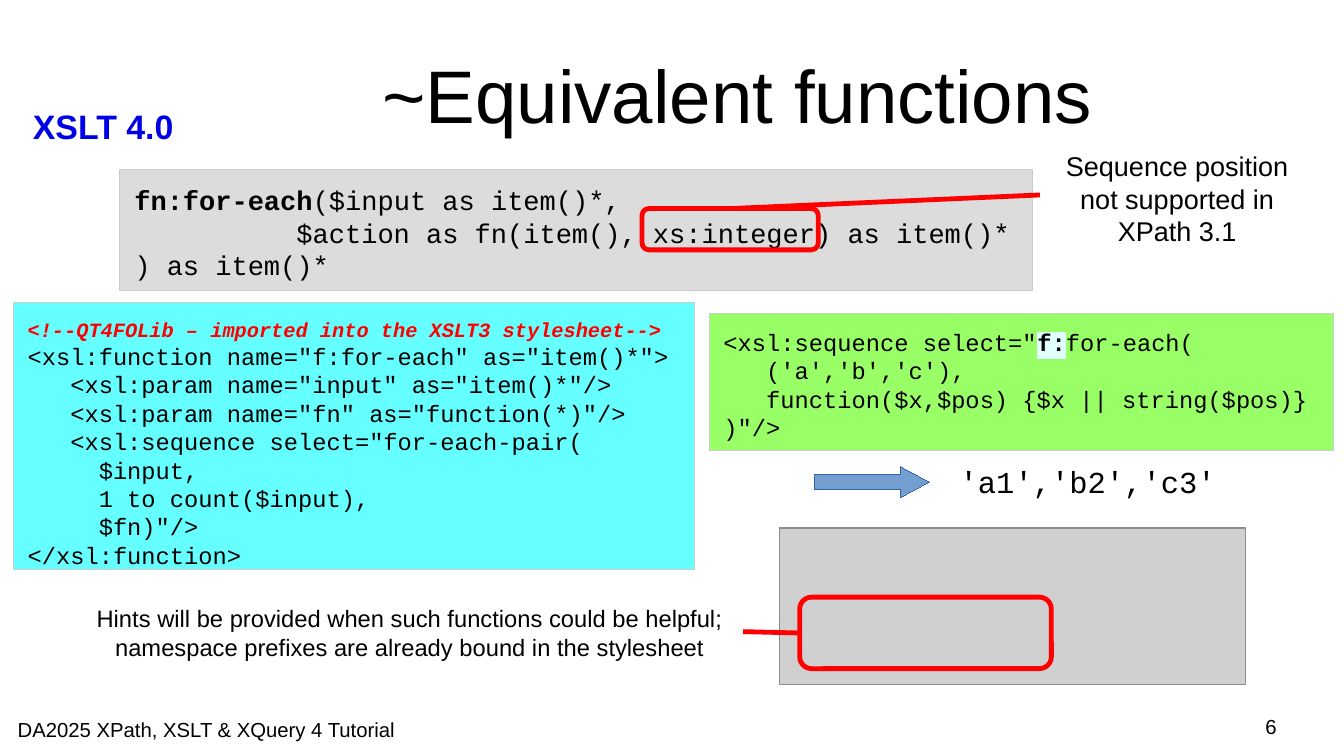
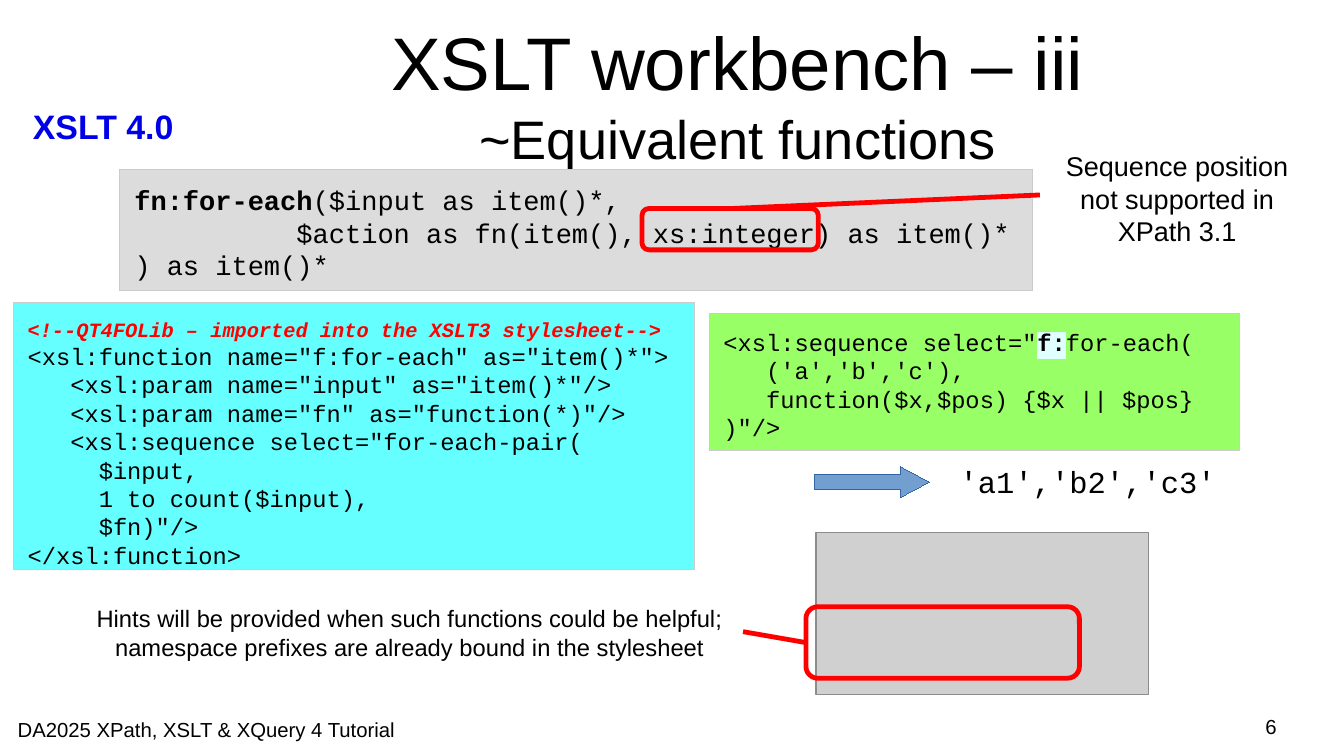
Before and after one commit to johnlumley/johnlumley.github.io, a slide deck: slide 6 of DA2025/slides/QT4-XSLT.odp. Drawn at 1344x756 pixels with LibreOffice and Linux fonts; fonts in the diff are those of the drawing; grey boxes stand for pictures; background and template pictures are left out. Boxes give left, top, right and bottom in pixels: in the first picture for what was removed or moved away, otherwise in the second. Text is boxed around its words. In the diff, an @@ line names an element or a change of style, - is before the commit and + after.

```diff
--- a/DA2025/slides/QT4-XSLT.odp
+++ b/DA2025/slides/QT4-XSLT.odp
@@ title at (391, 36, 1084, 169): text changed; size 44 to 32 pt @@
-~Equivalent functions
+XSLT workbench – iii
+~Equivalent functions
@@ rectangle "<xsl:sequence select="f:for-each( ('a','b','c'), function($x ...": place and size @@
-rectangle "<xsl:sequence select="f:for-each( ('a','b','c'), function($x ..." at (710, 313, 1335, 451)
+rectangle "<xsl:sequence select="f:for-each( ('a','b','c'), function($x ..." at (710, 313, 1240, 451)
@@ text in rectangle at (723, 334, 1194, 413): text changed @@
-<xsl:sequence select="f:for-each(
-('a','b','c'),
-function($x,$pos) {$x || string($pos)}
-)"/>
+<xsl:sequence select="f:for-each(
+('a','b','c'),
+function($x,$pos) {$x || $pos}
+)"/>
@@ picture: place and size @@
-picture at (779, 528, 1245, 684)
+picture at (816, 533, 1149, 695)
@@ rounded rectangle: place and size @@
-rounded rectangle at (800, 598, 1051, 670)
+rounded rectangle at (806, 607, 1079, 679)
@@ line moved from (743, 632) - (800, 633) to (743, 632) - (806, 643) @@
```
Also in this commit, not shown: 14 other slides changed, 3 slides added, 4 other files.
